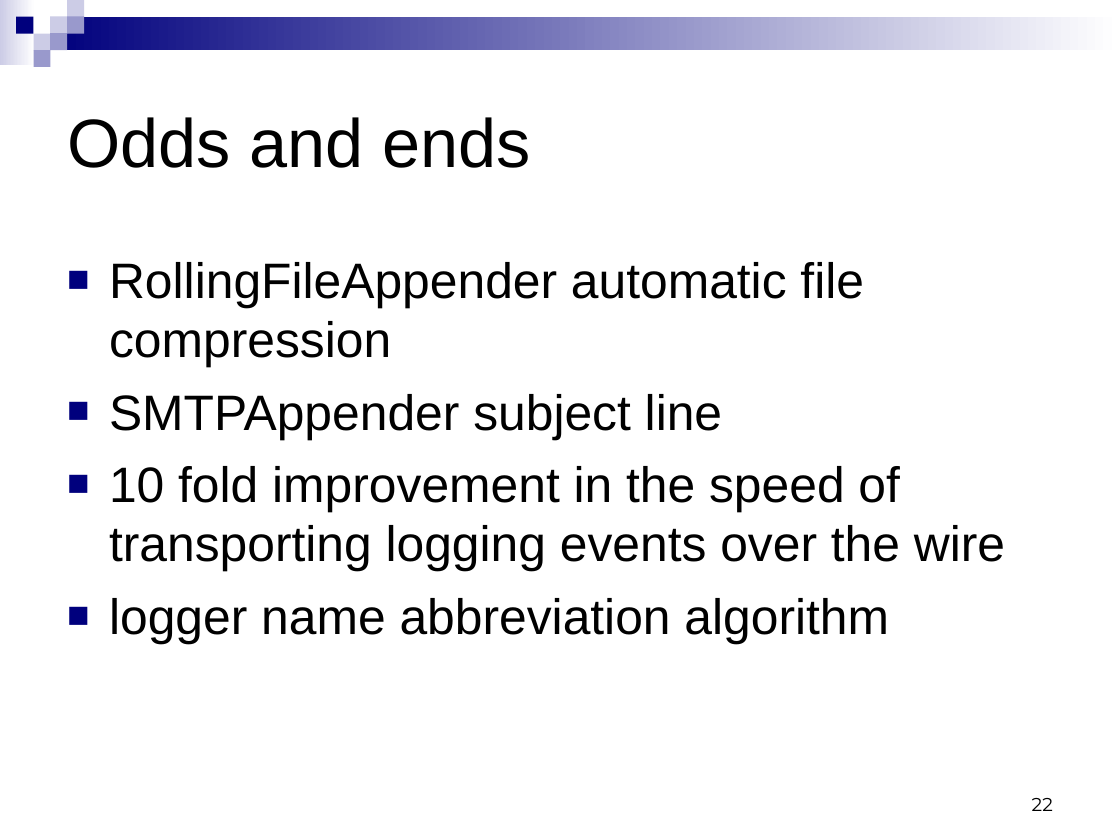
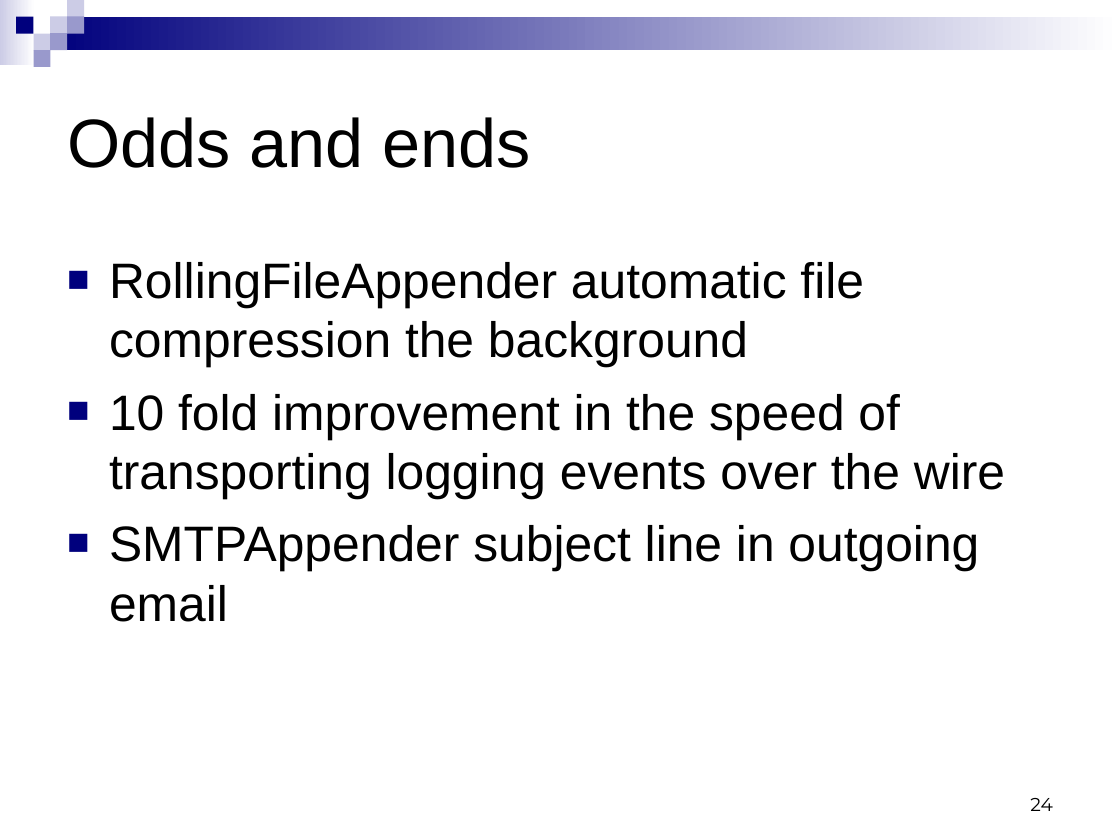
Before and after one commit to qos-ch/logback, a slide deck: slide 24 of logback-site/src/site/resources/logback.ppt (slide 22 before the commit). Drawn at 1120x840 pixels with LibreOffice and Linux fonts; fonts in the diff are those of the drawing. Boxes give left, top, right and bottom in pixels: in the first picture for what was removed or moved away, otherwise in the second. Text is boxed around its words. In the diff, an @@ line names an element or a change of style, - is before the commit and + after.

```diff
--- a/logback-site/src/site/resources/logback.ppt
+++ b/logback-site/src/site/resources/logback.ppt
@@ text at bbox=[109, 262, 864, 368]: text changed @@
-■ RollingFileAppender automatic file compression
-■ SMTPAppender subject line
+■ RollingFileAppender automatic file compression the background
@@ text at bbox=[109, 525, 979, 622]: text changed @@
-■ logger name abbreviation algorithm
+■ SMTPAppender subject line in outgoing email
@@ page number at bbox=[1030, 798, 1052, 811]: text changed @@
-22
+24
```
Also in this commit, not shown: 10 other slides changed, 2 slides added.
